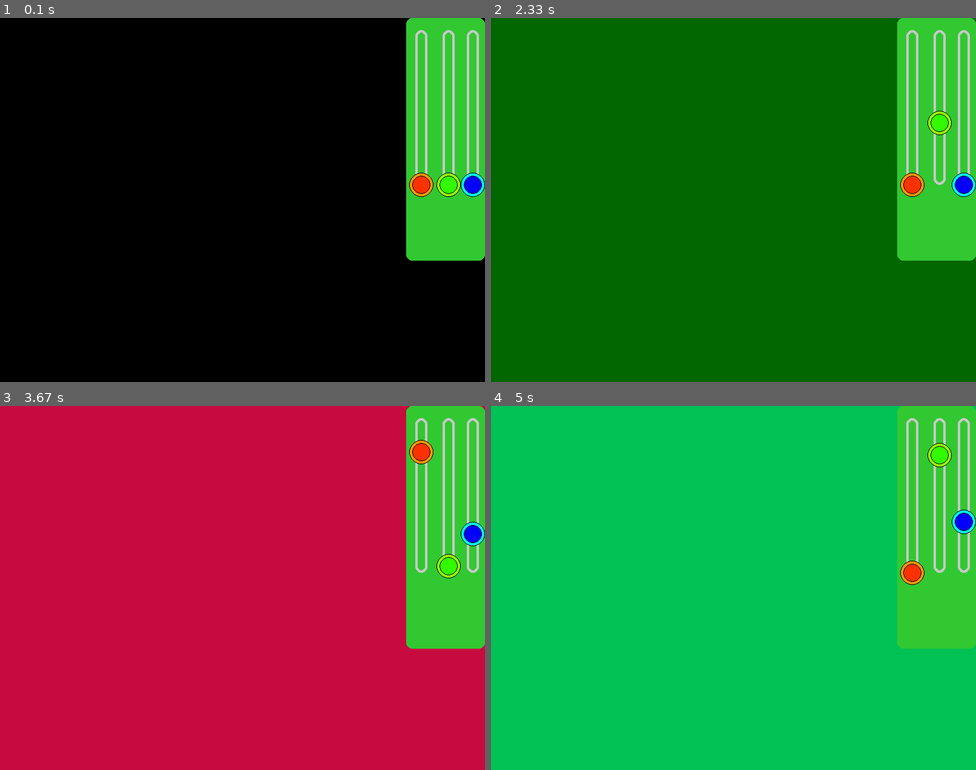
Above: before the commit, frames 1-4 (two rows, left to right).
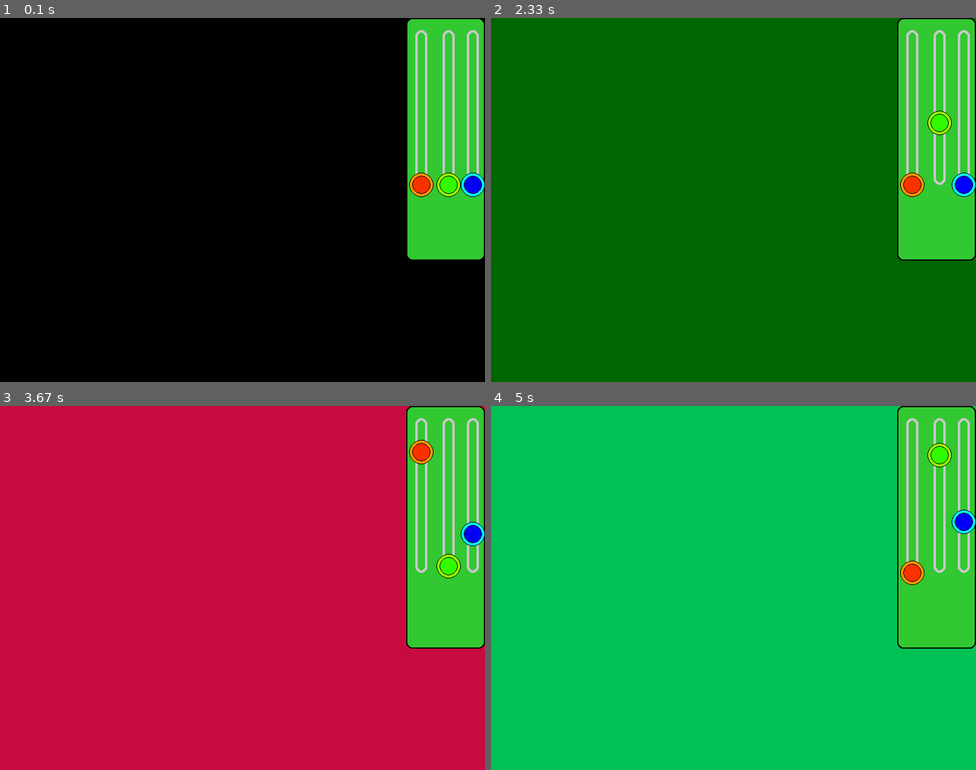
Above: after the commit, the same moments.

Repository: JohnAndPython/Pygame_ColorsPanel
Game: pygame game, started from main.py
Two runs of this game, one before a commit and one after it. Both use one fixed random seed, a clock stepped at 60 frames per second and the inputs below.
Inputs (mouse positions are in pixels of both pictures, inside the frame that each line leads up to):
- Up to frame 1 (0.1 s): no input
- Up to frame 2 (2.33 s): press the mouse at (961, 185) at 0.37 s; move the mouse to (772, 163) at 0.47 s; release the mouse at (583, 145) at 0.6 s; press the mouse at (912, 185) at 0.7 s; move the mouse to (777, 127) at 0.8 s; release the mouse at (636, 68) at 0.93 s; press the mouse at (961, 145) at 1.03 s; move the mouse to (908, 200) at 1.13 s; release the mouse at (859, 258) at 1.27 s; press the mouse at (912, 68) at 1.37 s; move the mouse to (772, 192) at 1.47 s; release the mouse at (626, 316) at 1.6 s; press the mouse at (937, 185) at 2.2 s; move the mouse to (927, 123) at 2.3 s
- Up to frame 3 (3.67 s): release the mouse at (421, 449) at 2.43 s; press the mouse at (421, 573) at 2.53 s; move the mouse to (320, 511) at 2.63 s; release the mouse at (223, 453) at 2.77 s; press the mouse at (470, 573) at 2.87 s; move the mouse to (417, 529) at 2.97 s; release the mouse at (363, 486) at 3.1 s; press the mouse at (446, 449) at 3.2 s; move the mouse to (363, 507) at 3.3 s; release the mouse at (281, 566) at 3.43 s; press the mouse at (470, 486) at 3.53 s; move the mouse to (286, 533) at 3.63 s
- Up to frame 4 (5 s): release the mouse at (597, 580) at 3.77 s; press the mouse at (937, 566) at 3.87 s; move the mouse to (840, 642) at 3.97 s; release the mouse at (743, 719) at 4.1 s; press the mouse at (937, 573) at 4.2 s; move the mouse to (922, 515) at 4.3 s; release the mouse at (903, 456) at 4.43 s; press the mouse at (912, 453) at 4.53 s; move the mouse to (796, 544) at 4.63 s; release the mouse at (680, 638) at 4.77 s; press the mouse at (961, 573) at 4.87 s; move the mouse to (869, 522) at 4.97 s

The runs differ from the first frame. In frame 1, 0.4% of the frame differs, in the area x 83-100%, y 0-67%; in frame 2, 0.4%; in frame 3, 0.4%; in frame 4, 0.4%.

Commit message:
Added black outline to panel class

Diff:
--- a/panel.py
+++ b/panel.py
@@ -107,7 +107,7 @@
         self.__color = color
 
         self.__image = pygame.surface.Surface((self.__sizex, self.__sizey), pygame.SRCALPHA)
-        self.rect = self.__image.get_rect(left=posx, top=self.__posy)
+        self.rect = self.__image.get_rect(left=self.__posx, top=self.__posy)
 
 
     def get_left_pos(self) -> int:
@@ -121,4 +121,5 @@
     def draw(self, root_surf: pygame.Surface) -> None:
         self.__image.fill((0, 0, 0, 0))
         pygame.draw.rect(self.__image, self.__color, (0, 0, self.rect.width, self.rect.height), border_radius=10)
+        pygame.draw.rect(self.__image, (0, 0, 0), (0, 0, self.rect.width, self.rect.height), width=2, border_radius=10)
         root_surf.blit(self.__image, self.rect)
